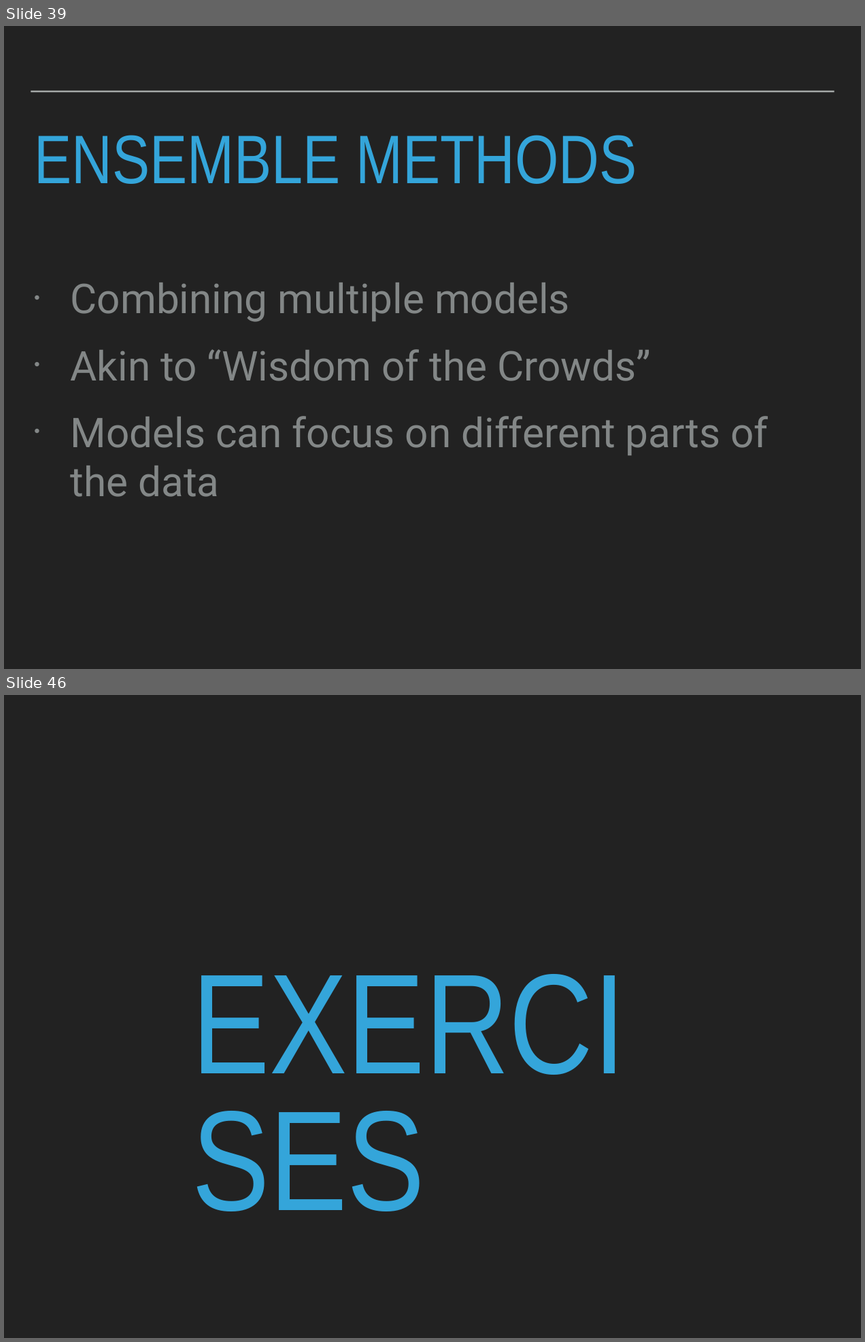
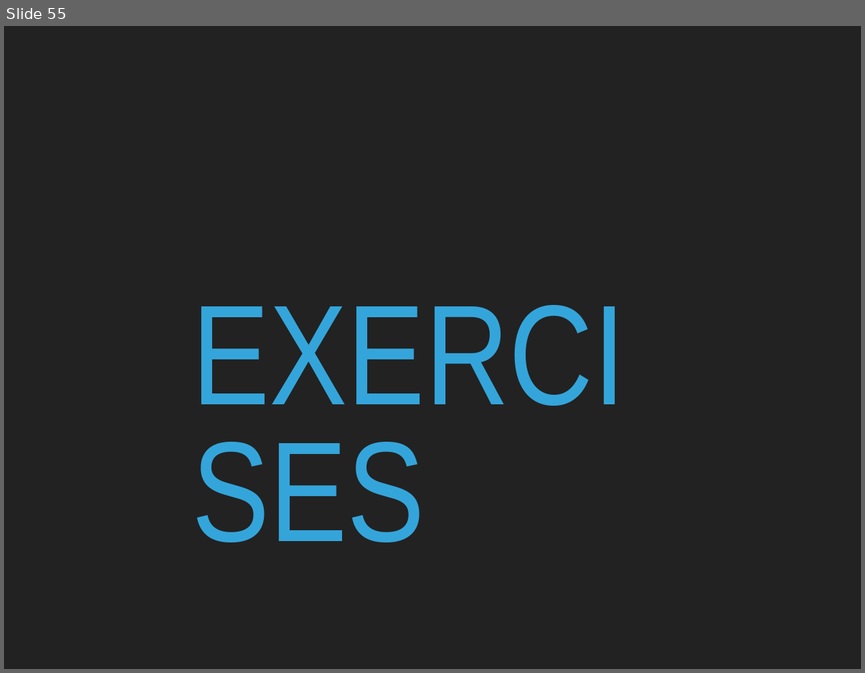
Before and after one commit to patricks1/noble-machine-learning, a slide deck: Session5/Session5_Slides.pptx. Shown one above the other, each under a label of ours: slides 39 and 46 before the commit, slide 55 after it; the slides between them are not shown. The pictures are 865x1342 and 865x673 pixels, drawn with LibreOffice and Linux fonts; fonts in the diff are those of the drawing. Boxes give left, top, right and bottom in pixels: in the first picture for what was removed or moved away, otherwise in the second. Text is boxed around its words. In the diff, an @@ line names an element or a change of style, - is before the commit and + after.

```diff
--- a/Session5/Session5_Slides.pptx
+++ b/Session5/Session5_Slides.pptx
@@ slide 39 removed at (x1=4, y1=26, x2=861, y2=669), background #222222 @@
@@ line removed from (31, 92) to (834, 92) @@
@@ title removed at (x1=34, y1=135, x2=636, y2=184) @@
-ENSEMBLE METHODS
@@ text removed at (x1=71, y1=282, x2=768, y2=497) @@
-• Combining multiple models
-• Akin to “Wisdom of the Crowds”
-• Models can focus on different parts of the data
@@ what was slide 46 is now slide 55 @@
```
Also in this commit, not shown: 1 slide changed, 52 slides added, 42 other slides removed, 8 other files.
